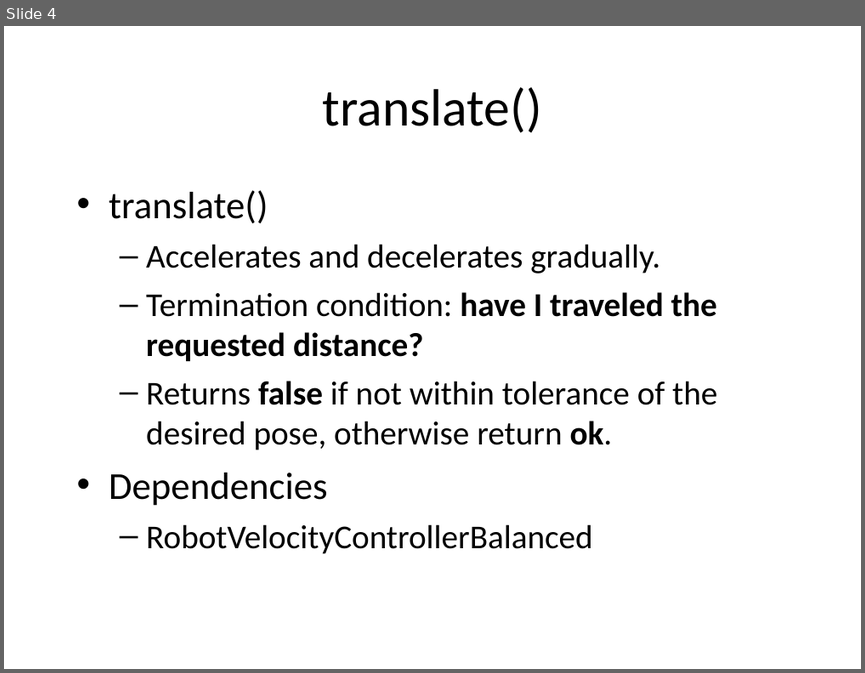
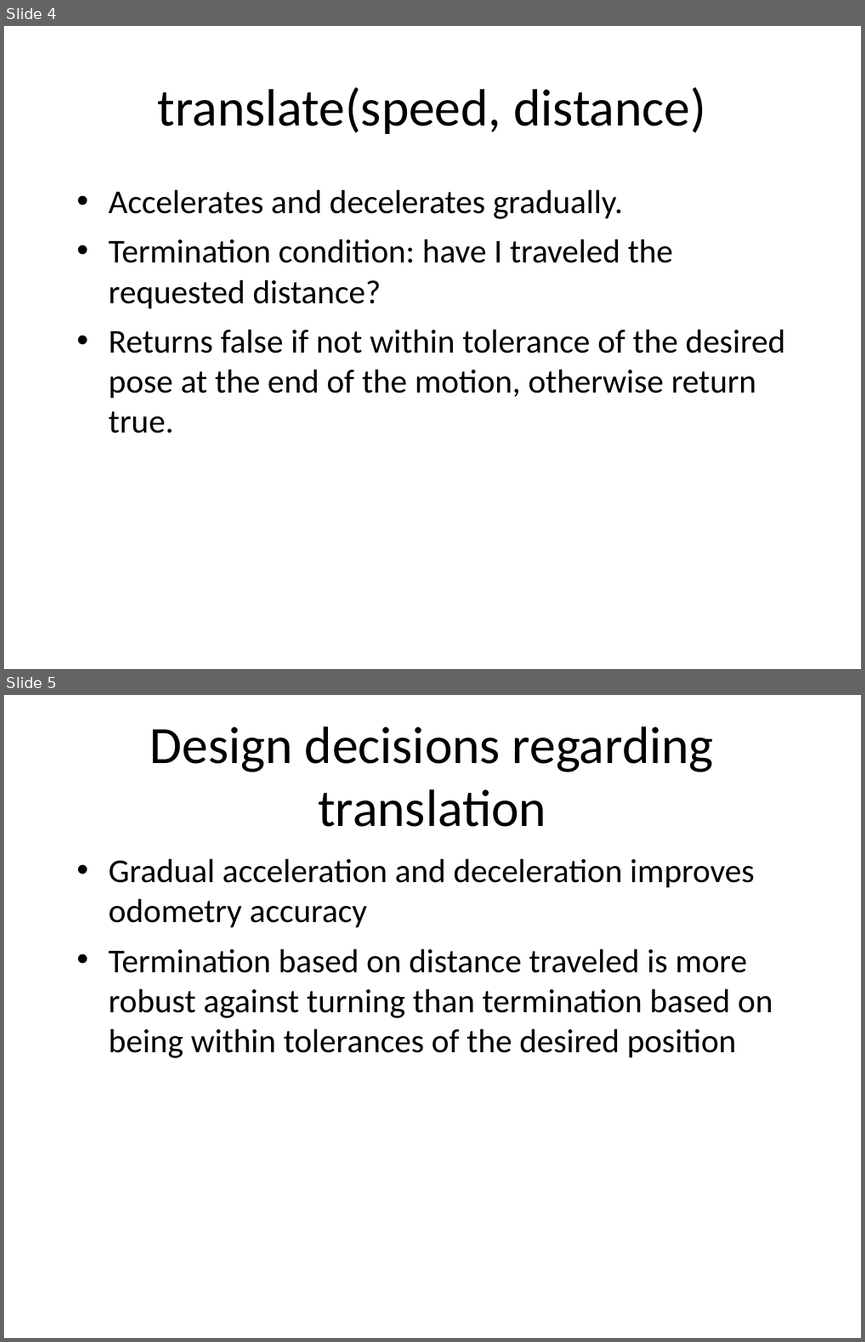
Before and after one commit to nforrester/6.141_labs, a slide deck: Other/RSS Lab 2 Presentation.ppt. Shown one above the other, each under a label of ours: slide 4 before the commit, slides 4 and 5 after it. The pictures are 865x673 and 865x1342 pixels, drawn with LibreOffice and Linux fonts; fonts in the diff are those of the drawing. Boxes give left, top, right and bottom in pixels: in the first picture for what was removed or moved away, otherwise in the second. Text is boxed around its words. In the diff, an @@ line names an element or a change of style, - is before the commit and + after.

```diff
--- a/Other/RSS Lab 2 Presentation.ppt
+++ b/Other/RSS Lab 2 Presentation.ppt
@@ slide 5 added at (4, 695, 861, 1338), background #FFFFFF @@
@@ text added at (150, 726, 714, 827), 44 pt, text #000000 @@
+Design decisions regarding translation
@@ text added at (109, 858, 772, 1058), 28 pt, text #000000 @@
+• Gradual acceleration and deceleration improves odometry accuracy
+• Termination based on distance traveled is more robust against turning than termination based on being within tolerances of the desired position
@@ slide 4 changed as well @@
@@ text at (158, 87, 706, 134): text changed @@
-translate()
+translate(speed, distance)
@@ text at (109, 190, 268, 223): paragraph removed @@
-• translate()
@@ text at (109, 189, 673, 309): bold off in "have I traveled the requested distance?"; bullet – to •; list level 2 to 1 in "Accelerates and decelerates gradually."; list level 2 to 1 in "Termination condition: have I traveled ..." @@
@@ text at (109, 329, 786, 433): text changed @@
-  – Returns false if not within tolerance of the desired pose, otherwise return ok.
-• Dependencies
-  – RobotVelocityControllerBalanced
+• Returns false if not within tolerance of the desired pose at the end of the motion, otherwise return true.
```
Also in this commit, not shown: 2 other slides changed, 5 other slides added, 3 slides removed.
